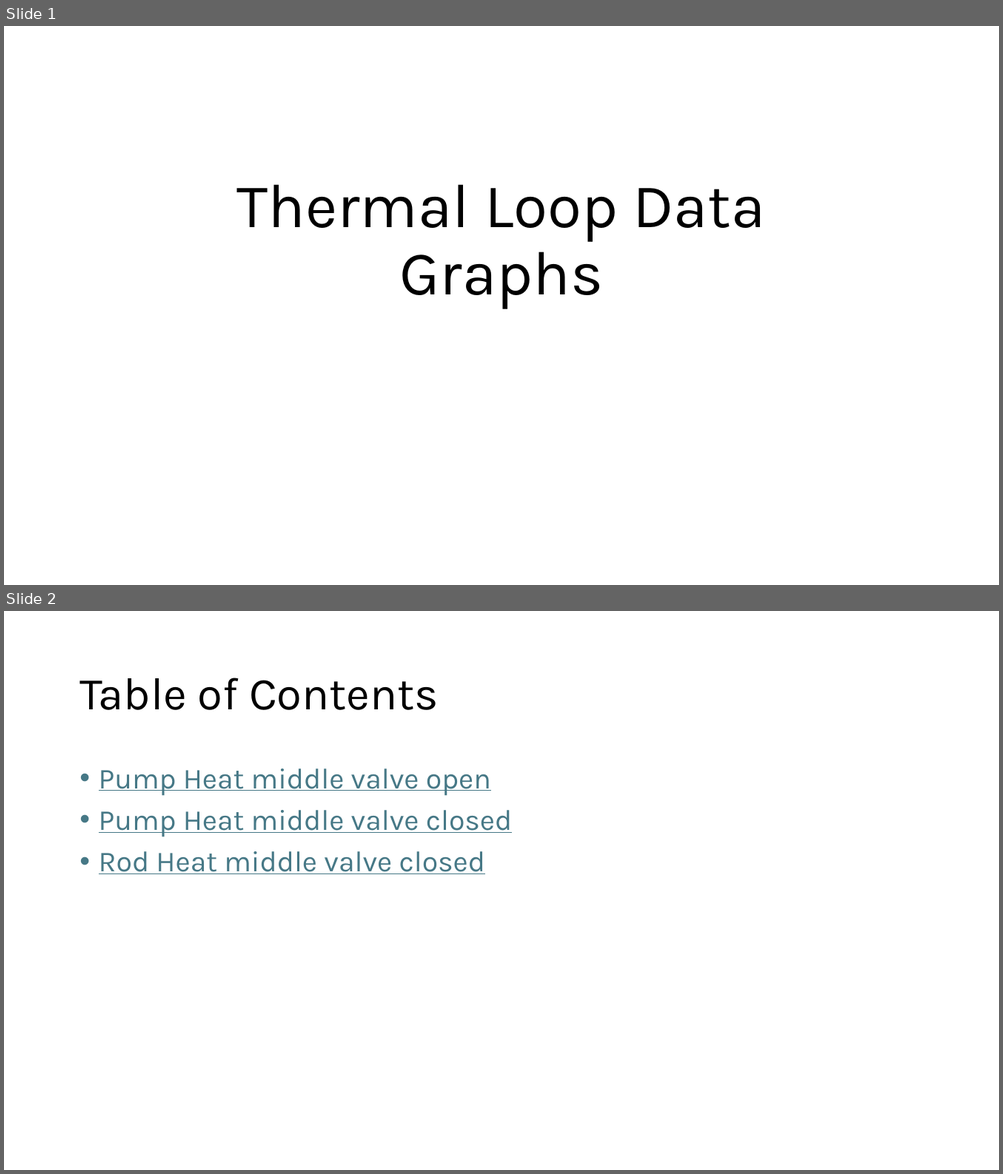
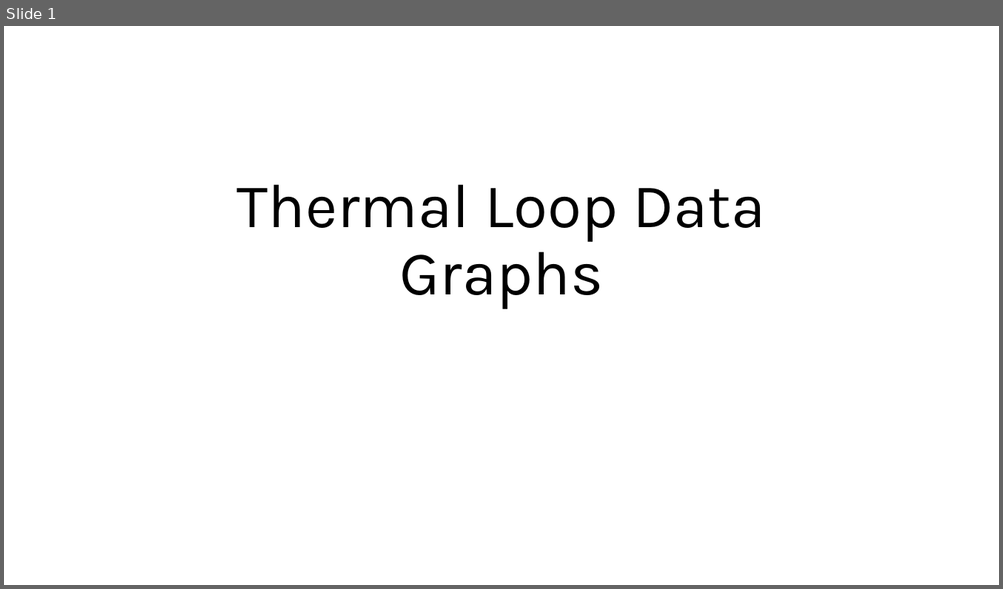
Before and after one commit to ARTS-Laboratory/thermal-loop, a slide deck: resources/Thermal_loop_data/Thermal Loop Data Graphs.pptx. Shown one above the other, each under a label of ours: slides 1 and 2 before the commit, slide 1 after it. The pictures are 1003x1174 and 1003x589 pixels, drawn with LibreOffice and Linux fonts; fonts in the diff are those of the drawing. Boxes give left, top, right and bottom in pixels: in the first picture for what was removed or moved away, otherwise in the second. Text is boxed around its words. In the diff, an @@ line names an element or a change of style, - is before the commit and + after.

```diff
--- a/resources/Thermal_loop_data/Thermal Loop Data Graphs.pptx
+++ b/resources/Thermal_loop_data/Thermal Loop Data Graphs.pptx
@@ slide 2 removed at box(4, 611, 999, 1170), background #FFFFFF @@
@@ title removed at box(79, 678, 438, 710) @@
-Table of Contents
@@ text removed at box(99, 769, 512, 874) @@
-• Pump Heat middle valve open
-• Pump Heat middle valve closed
-• Rod Heat middle valve closed
```
Also in this commit, not shown: 6 slides changed, 15 other slides removed.
